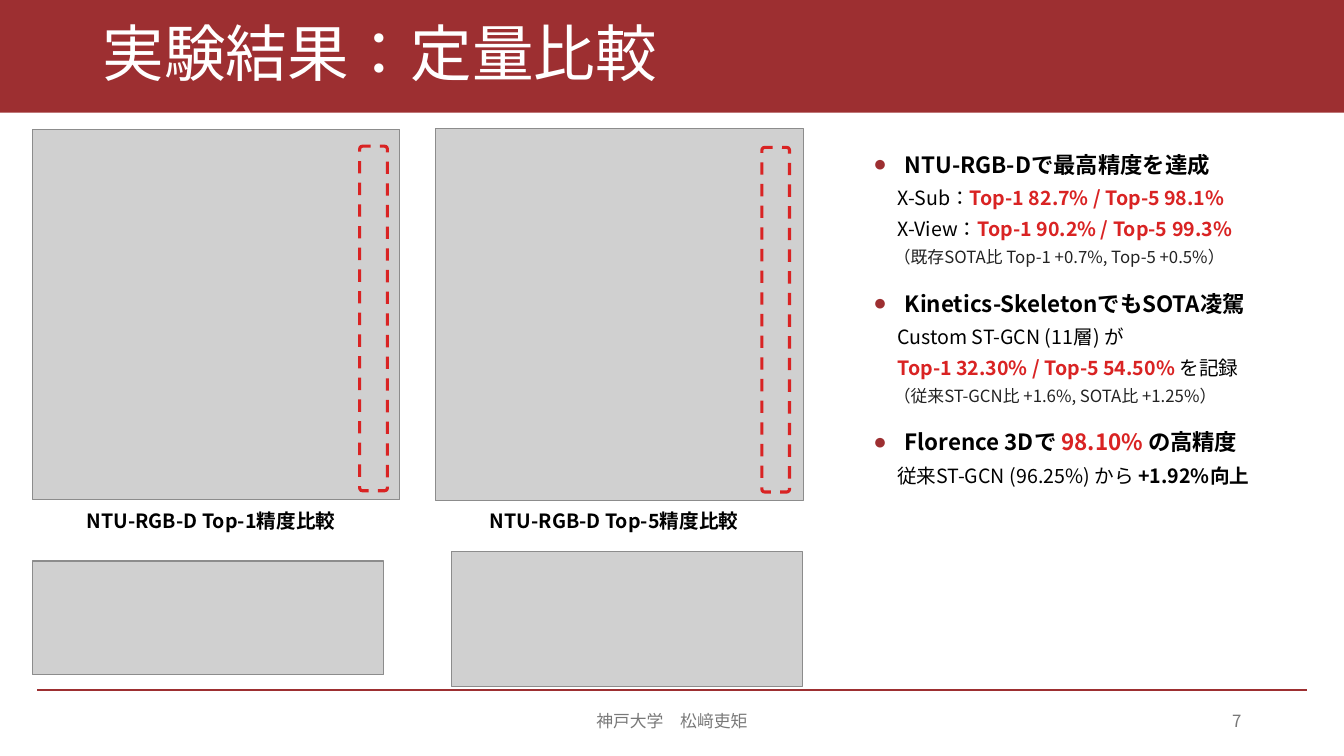
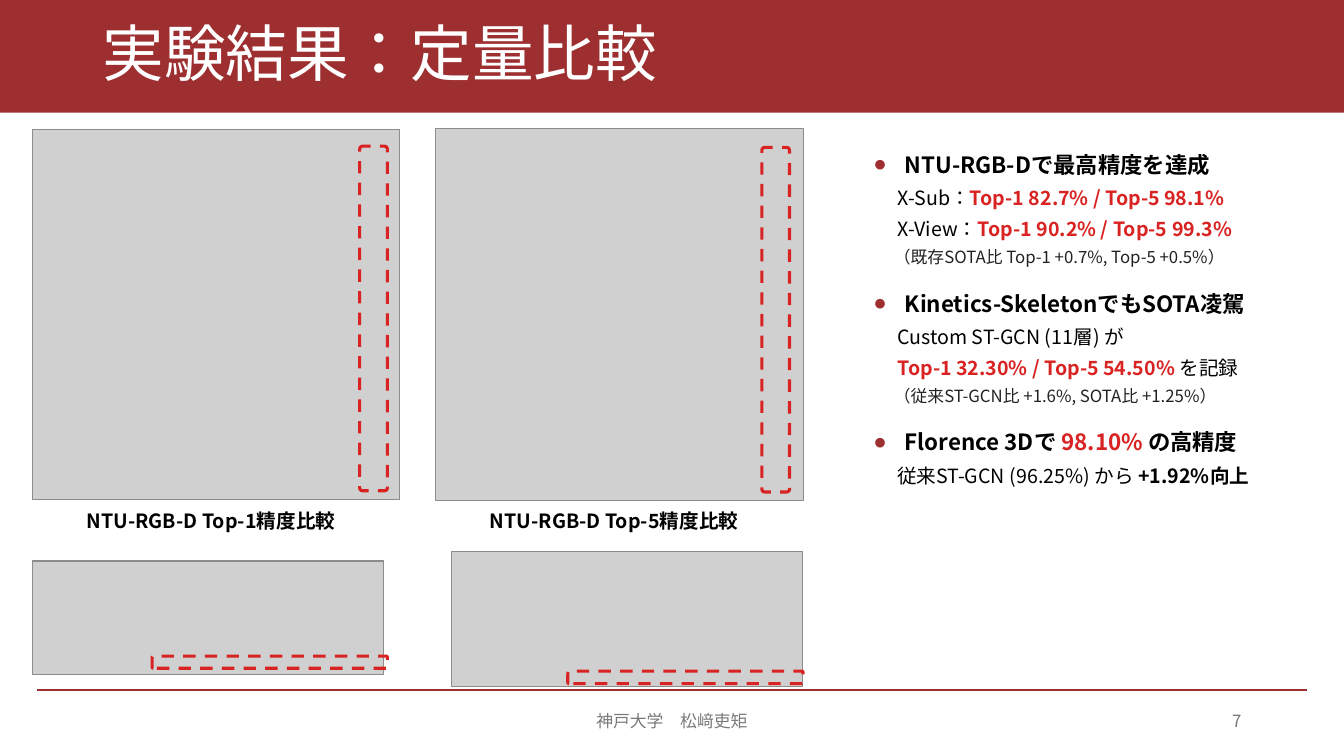
Before and after one commit to vizlab-kobe-seminar/PaperReadingGroup, a slide deck: slide 7 of Presentation/20261111/1111_ST-GCN.pptx. Drawn at 1344x756 pixels with LibreOffice and Linux fonts; fonts in the diff are those of the drawing; grey boxes stand for pictures. Boxes give left, top, right and bottom in pixels: in the first picture for what was removed or moved away, otherwise in the second. Text is boxed around its words. In the diff, an @@ line names an element or a change of style, - is before the commit and + after.

```diff
--- a/Presentation/20261111/1111_ST-GCN.pptx
+++ b/Presentation/20261111/1111_ST-GCN.pptx
@@ rounded rectangle added at (x1=153, y1=656, x2=388, y2=668), outline #D92323 2.2 pt dashed @@
@@ rounded rectangle added at (x1=568, y1=671, x2=803, y2=683), outline #D92323 2.2 pt dashed @@
```
Also in this commit, not shown: 2 other slides changed, 1 other file.
